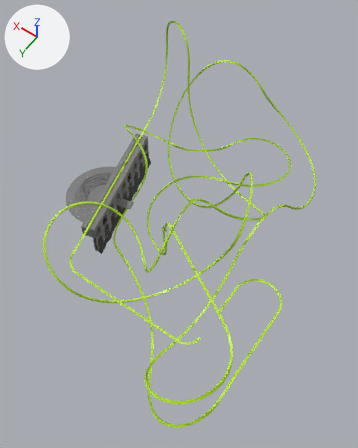
The Blender file Scenery/Gaia.blend: old version first, new version second.
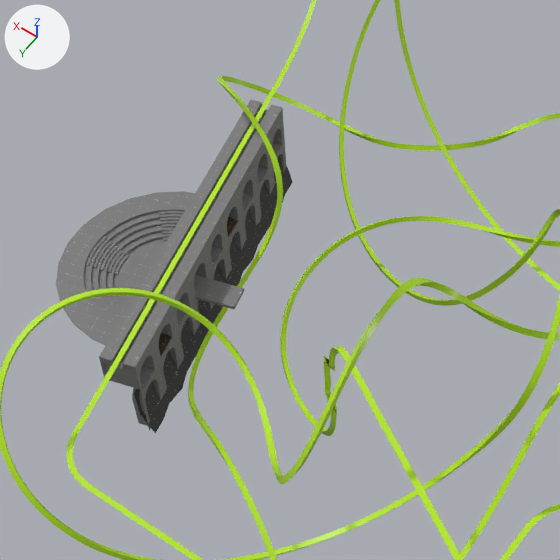
Old and new are each drawn whole from a camera (50 mm lens) standing at (-34.6, 55.0, 161.9) and looking at (29.0, -34.0, 22.0) and again close up on the part from 13% to 69% of the width and 22% to 67% of the height. Lighting does not change. The marker at upper left points along +X, +Y and +Z.

Names of what the first close-up shows: 'Launch Bridge', 'Launch Steps', 'Track'.
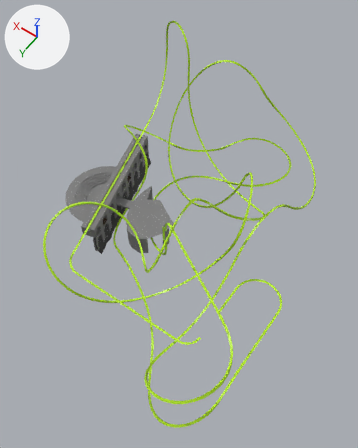
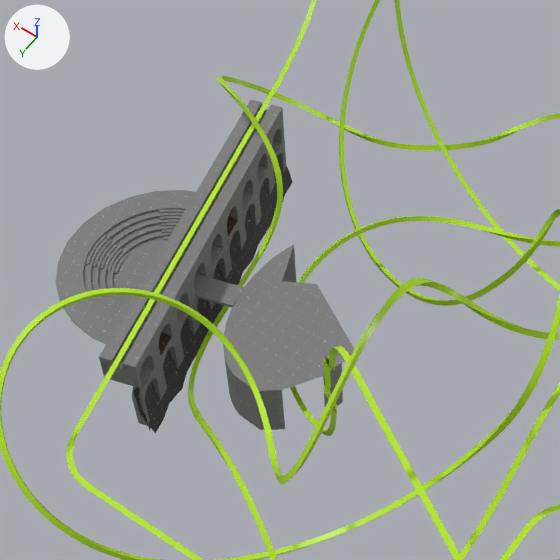
Where the change shows, as pixel boxes (x1, y1, x2, y2) in the close-ups (560 x 560 px):
'Central Platform', added: after (223, 245, 354, 430)

Diff of the bpy script that builds the scene:
```diff
--- a/Scenery/Gaia.blend.py
+++ b/Scenery/Gaia.blend.py
@@ me_plane @@
+me_plane.from_pydata(...)  # 44 vertices, 19 faces; spans x 35.3..56.5, y -51.7..-27.1, z 0.0..9.5
+me_plane.materials.append(mat_dev_diffuse)
@@ ob_central_platform @@
+ob_central_platform = bpy.data.objects.new('Central Platform', me_plane)
+ob_central_platform.location = (0.0, 0.0, 0.0)
```
